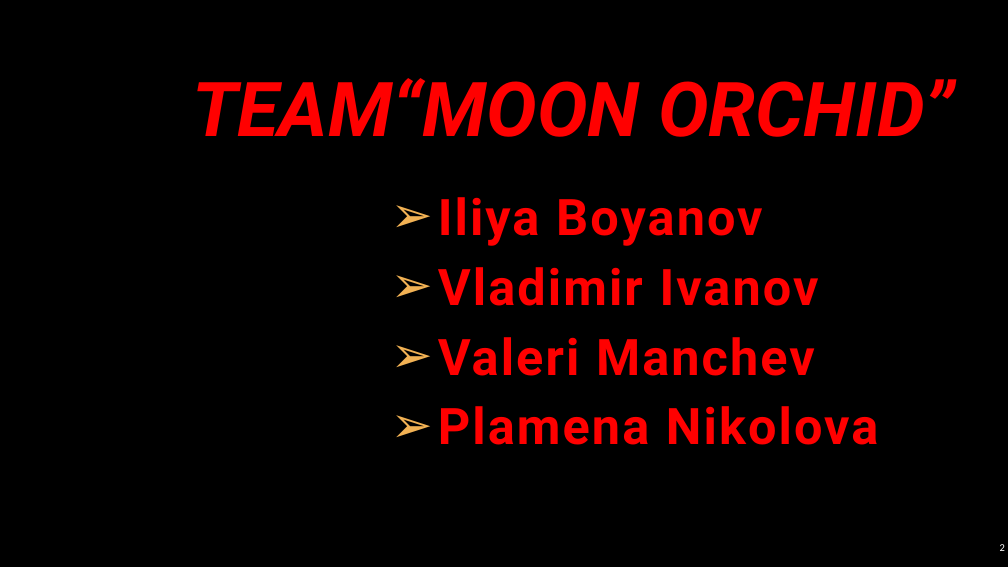
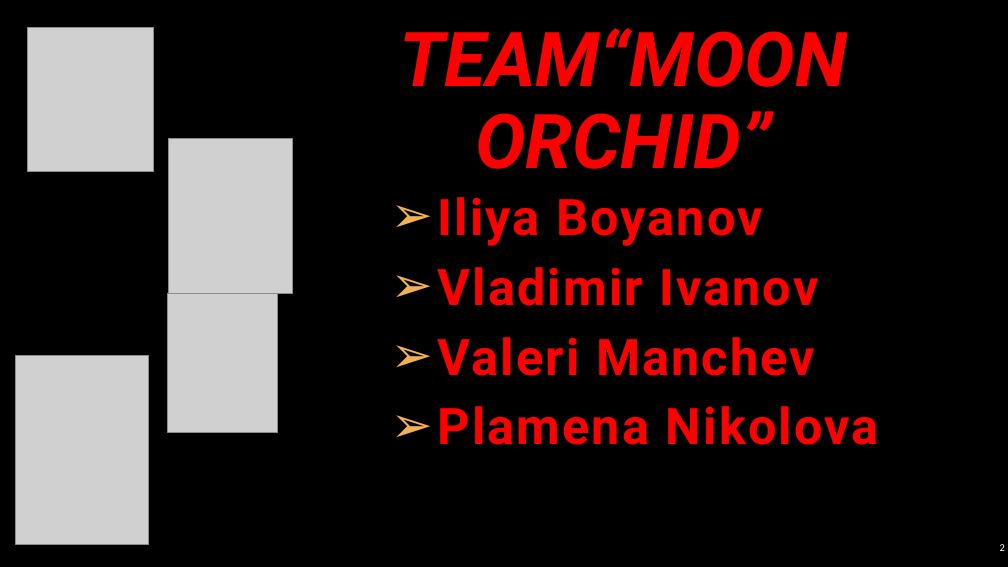
Before and after one commit to MoonOrchid/MoonOrchid-Project, a slide deck: slide 2 of Presentation.pptx. Drawn at 1008x567 pixels with LibreOffice and Linux fonts; fonts in the diff are those of the drawing; grey boxes stand for pictures; background and template pictures are left out. Boxes give left, top, right and bottom in pixels: in the first picture for what was removed or moved away, otherwise in the second. Text is boxed around its words. In the diff, an @@ line names an element or a change of style, - is before the commit and + after.

```diff
--- a/Presentation.pptx
+++ b/Presentation.pptx
@@ picture added at (27, 27, 154, 172) @@
@@ title "TEAM“MOON ORCHID”" rewrapped from (192, 78, 955, 137) to (400, 28, 847, 169) @@
@@ picture added at (169, 138, 292, 293) @@
@@ picture added at (168, 293, 278, 433) @@
@@ picture added at (16, 355, 149, 544) @@
```
Also in this commit, not shown: 2 other slides changed, 6 slides added.
